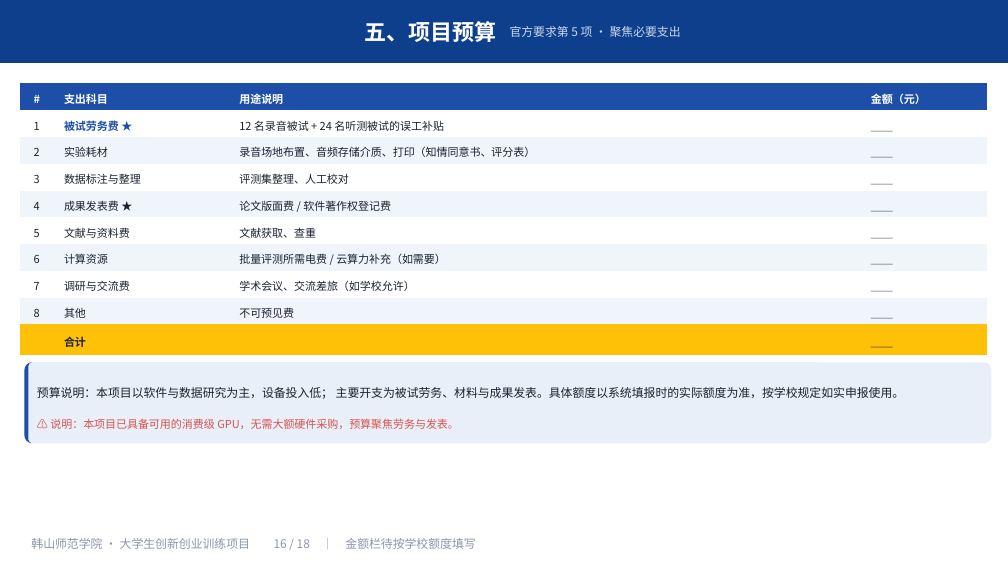
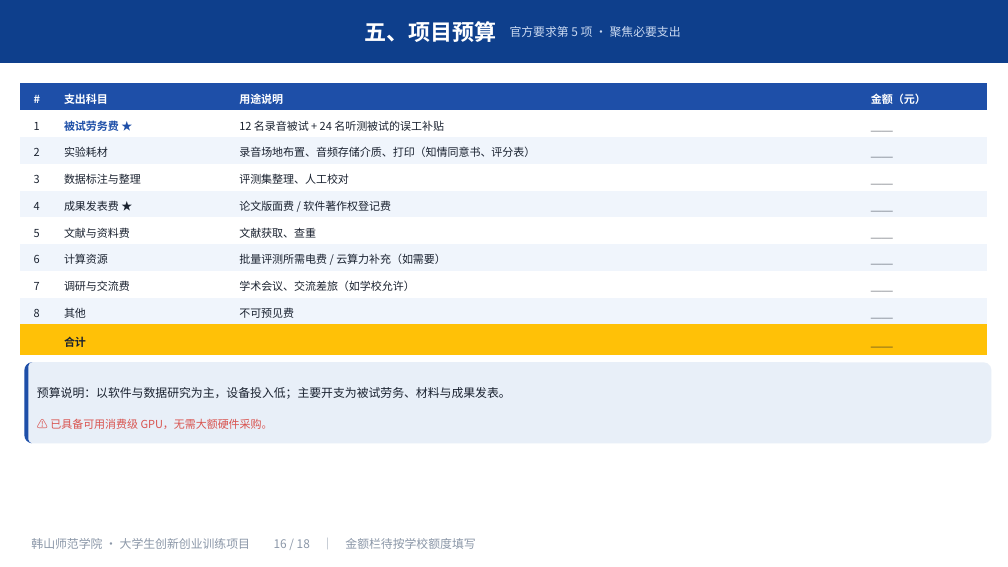
Before and after one commit to mouxu66/voice-morph, a slide deck: slide 17 of docs/大创申报-2026-10/大创申报PPT.pptx. Drawn at 1008x567 pixels with LibreOffice and Linux fonts; fonts in the diff are those of the drawing. Boxes give left, top, right and bottom in pixels: in the first picture for what was removed or moved away, otherwise in the second. Text is boxed around its words. In the diff, an @@ line names an element or a change of style, - is before the commit and + after.

Commit message:
docs(dachuang): 申报书与 PPT 全面精简 —— 删导语压缩段落表格，为纸质打印减页
- 申报书 md+docx 同步精简：删 13 段纯导语（"对应官方要求第 N 项"等）、
  压缩 48 段长句、压缩 31 个表格 cell、删 1 行低价值表行（纵向随访，信息在 §2.2/§2.5 已覆盖），
  总字数 11343 → 9757（-14%），官方 5 条结构/数字/口径红线全保留
- PPT 19 页结构不动，38 条文字密度压缩（含修正"立案后"错字），466KB ≤ 10M
- 新增 tools/dachuang_docx_condense.py 与 dachuang_pptx_condense.py：定点替换、幂等可重跑、带未命中自检

```diff
--- a/docs/大创申报-2026-10/大创申报PPT.pptx
+++ b/docs/大创申报-2026-10/大创申报PPT.pptx
@@ text at box(37, 387, 511, 399): text changed @@
-预算说明：本项目以软件与数据研究为主，设备投入低； 主要开支为被试劳务、材料与成果发表。具体额度以系统填报时的实际额度为准，按学校规定如实申报使用。
+预算说明：以软件与数据研究为主，设备投入低；主要开支为被试劳务、材料与成果发表。
@@ text at box(50, 419, 273, 429): text changed @@
-⚠️ 说明：本项目已具备可用的消费级 GPU，无需大额硬件采购，预算聚焦劳务与发表。
+⚠️ 已具备可用消费级 GPU，无需大额硬件采购。
```
Also in this commit, not shown: 12 other slides changed, 4 other files.
